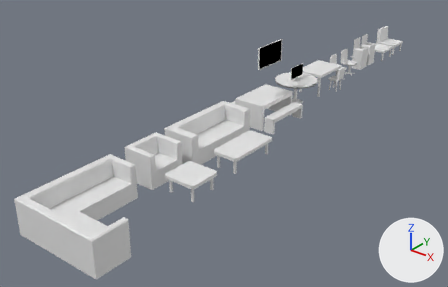
A saved change to the Blender file INB Resources/Raw Assets/Blender/Tables and Chairs.blend.
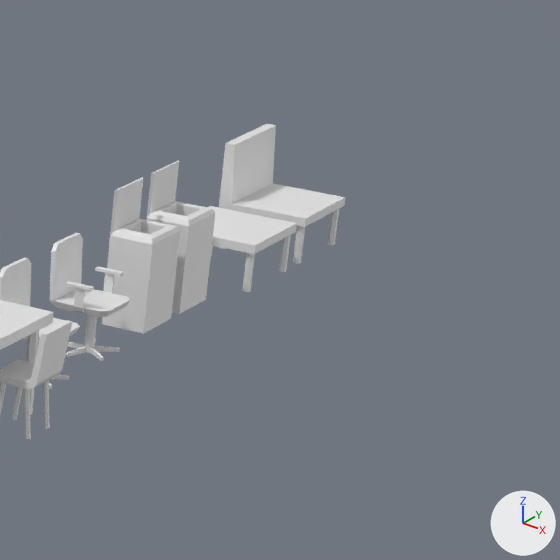
Each version appears first whole from a 50 mm camera at (12.79, -29.36, 9.77) aimed at (-0.98, -12.15, -0.9), and next in a close-up on the part from 74% to 100% of the width and 0% to 41% of the height. The axes (+X, +Y, +Z) are drawn at lower right. The lights are the same throughout.

Script lines for the objects in view, before the commit:
```python
me_cube_003 = bpy.data.meshes.new('Cube.003')
me_cube_003.from_pydata(...)  # 30 vertices, 27 faces; spans x -1.0..1.0, y -1.0..1.0, z -1.0..1.86
me_cube_014 = bpy.data.meshes.new('Cube.014')
me_cube_014.from_pydata(...)  # 60 vertices, 36 faces; spans x -1.0..1.0, y -1.0..1.0, z -10.1..14.7
# before: 56 (-1.0, -1.0, 14.7) at pixel (225, 143), 57 (-1.0, 1.0, 14.7) at pixel (266, 123), 58 (-0.8, -1.0, 14.7) at pixel (234, 144), 59 (-0.8, 1.0, 14.7) at pixel (275, 125)
me_cylinder_004 = bpy.data.meshes.new('Cylinder.004')
me_cylinder_004.from_pydata(...)  # 78 vertices, 61 faces; spans x -0.678..0.626, y -0.576..0.577, z -0.275..0.688
ob_bin2 = bpy.data.objects.new('Bin2', me_cube_003)
ob_bin2.location = (0.0, -2.172, 0.487)
ob_bin2.scale = (0.233, 0.299, 0.486)
ob_flat_couch_with_back = bpy.data.objects.new('Flat Couch With Back', me_cube_014)
ob_flat_couch_with_back.location = (0.0, 0.292, 0.475)
ob_flat_couch_with_back.scale = (0.5, 0.5, 0.047)
ob_office_chair_no_arms = bpy.data.objects.new('Office Chair No arms', me_cylinder_004)
ob_office_chair_no_arms.location = (0.0, -5.065, 0.31)
ob_office_chair_no_arms.rotation_euler = (0.0, 0.0, 3.142)  # degrees (0, 0, 180)
ob_office_chair_no_arms.scale = (0.499, 0.499, 1.13)
# also in view: 'Flat Couch' at (0.0, -0.92, 0.26); 'Bin1' at (0.0, -2.95, 0.7); 'Atrium Desk' at (0.0, -6.75, 0.5); 'Chair' at (0.63, -6.34, 0.52); 'Office Chair With Arms' at (0.01, -4.05, 0.54)
```
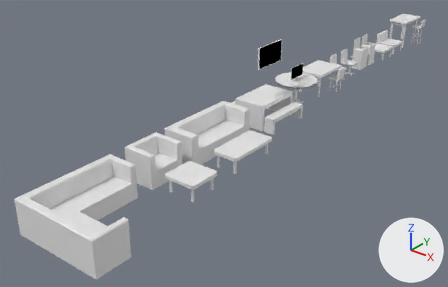
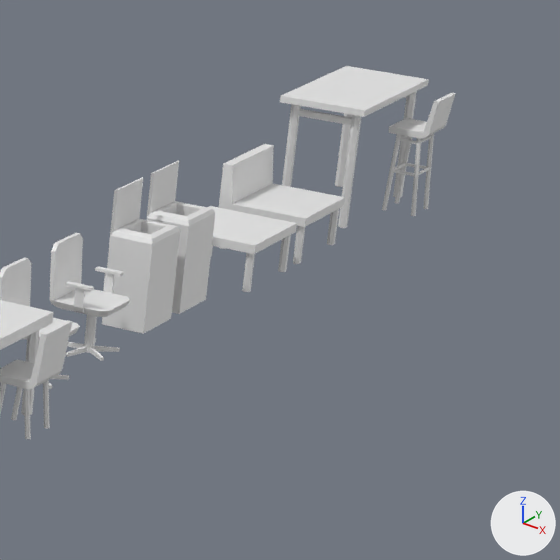
Changed parts and their boxes (x1, y1, x2, y2) in the close-ups (560 x 560 px; the box of a moved part takes in the faces that stretch with it):
'Atrium High Desk', added
    after: (280, 66, 429, 228)
'Flat Couch With Back', reshaped (14% shorter)
    before: (219, 124, 346, 264)
    after: (219, 144, 346, 264)
'Chair.001', added
    after: (382, 93, 456, 216)
part 1 of me_cube_014, moved or reshaped
    before: (219, 124, 306, 227)
    after: (219, 144, 306, 227)

Diff of the bpy script that builds the scene:
```diff
--- a/INB Resources/Raw Assets/Blender/Tables and Chairs.blend.py
+++ b/INB Resources/Raw Assets/Blender/Tables and Chairs.blend.py
@@ me_cube_014 @@
 me_cube_014.from_pydata(...)  # 60 vertices, 36 faces; spans x -1.0..1.0, y -1.0..1.0, z -10.1..14.7
 # used by ob_flat_couch_with_back; location = (0.0, 0.292, 0.475); scale = (0.5, 0.5, 0.047)
+# me_cube_014 part 1
+for i in [*range(56, 60)]: me_cube_014.vertices[i].co += Vector((0.0, 0.0, -4.8))
@@ me_cube_016 @@
+me_cube_016.from_pydata(...)  # 128 vertices, 72 faces; spans x -1.25..1.41, y -1.08..1.1, z -3.29..3.42
@@ me_cube_015 @@
+me_cube_015.from_pydata(...)  # 72 vertices, 44 faces; spans x -1.0..0.68, y -1.02..0.98, z -0.93..0.44
@@ ob_chair_001 @@
+ob_chair_001 = bpy.data.objects.new('Chair.001', me_cube_016)
+ob_chair_001.location = (0.546, 2.492, 0.647)
+ob_chair_001.scale = (0.198, 0.218, 0.198)
@@ ob_atrium_high_desk @@
+ob_atrium_high_desk = bpy.data.objects.new('Atrium High Desk', me_cube_015)
+ob_atrium_high_desk.location = (0.0, 2.144, 0.928)
+ob_atrium_high_desk.scale = (0.587, 0.858, 1.0)
```
